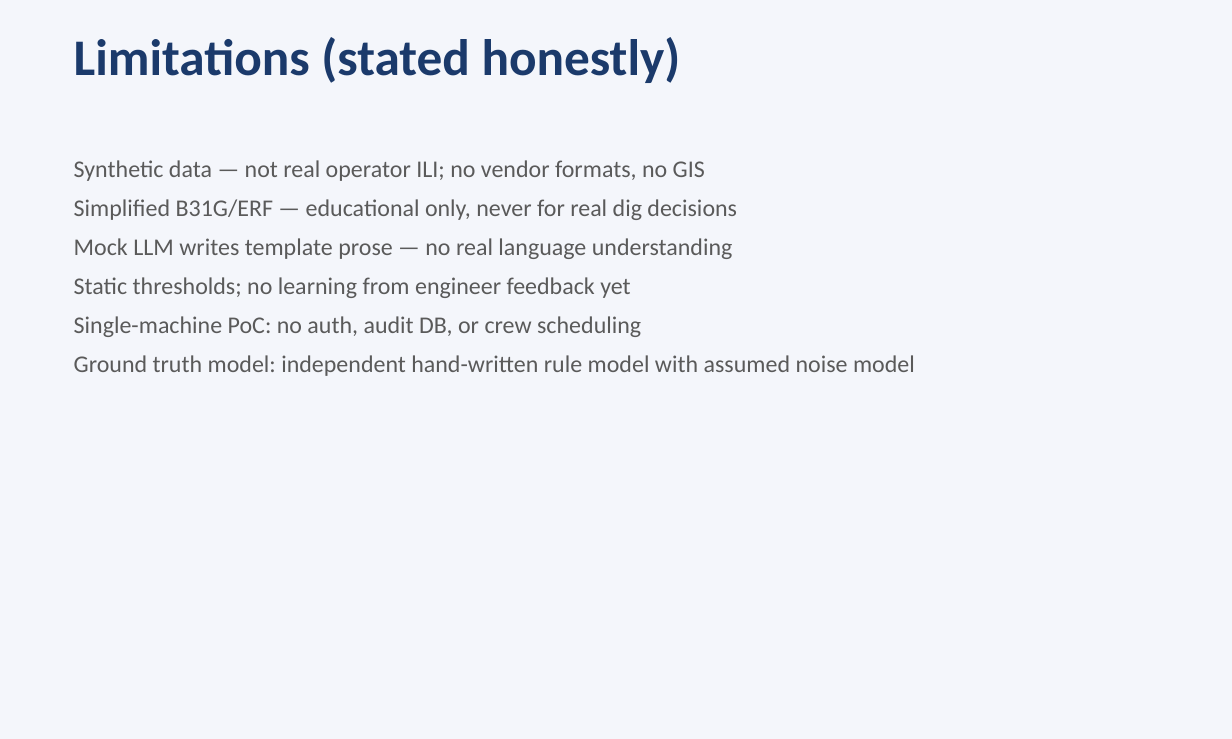
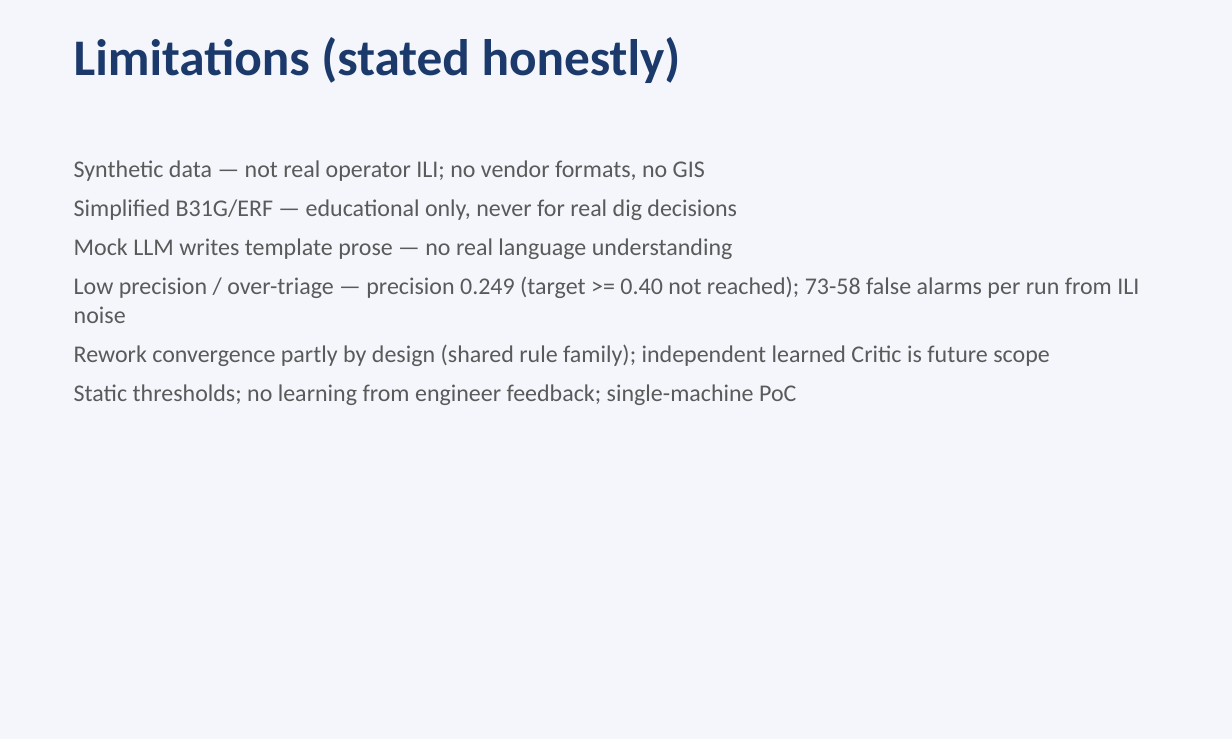
Before and after one commit to DeltaN04/Pipeline-Corrosion-Guard, a slide deck: slide 11 of presentation.pptx. Drawn at 1232x739 pixels with LibreOffice and Linux fonts; fonts in the diff are those of the drawing. Boxes give left, top, right and bottom in pixels: in the first picture for what was removed or moved away, otherwise in the second. Text is boxed around its words. In the diff, an @@ line names an element or a change of style, - is before the commit and + after.

Commit message:
Refine triage metrics and honest evaluation workflow

```diff
--- a/presentation.pptx
+++ b/presentation.pptx
@@ text at (74,276,1139,405): text changed @@
-Static thresholds; no learning from engineer feedback yet
-Single-machine PoC: no auth, audit DB, or crew scheduling
-Ground truth model: independent hand-written rule model with assumed noise model
+Low precision / over-triage — precision 0.249 (target >= 0.40 not reached); 73-58 false alarms per run from ILI noise
+Rework convergence partly by design (shared rule family); independent learned Critic is future scope
+Static thresholds; no learning from engineer feedback; single-machine PoC
```
Also in this commit, not shown: 5 other slides changed, 13 other files.
